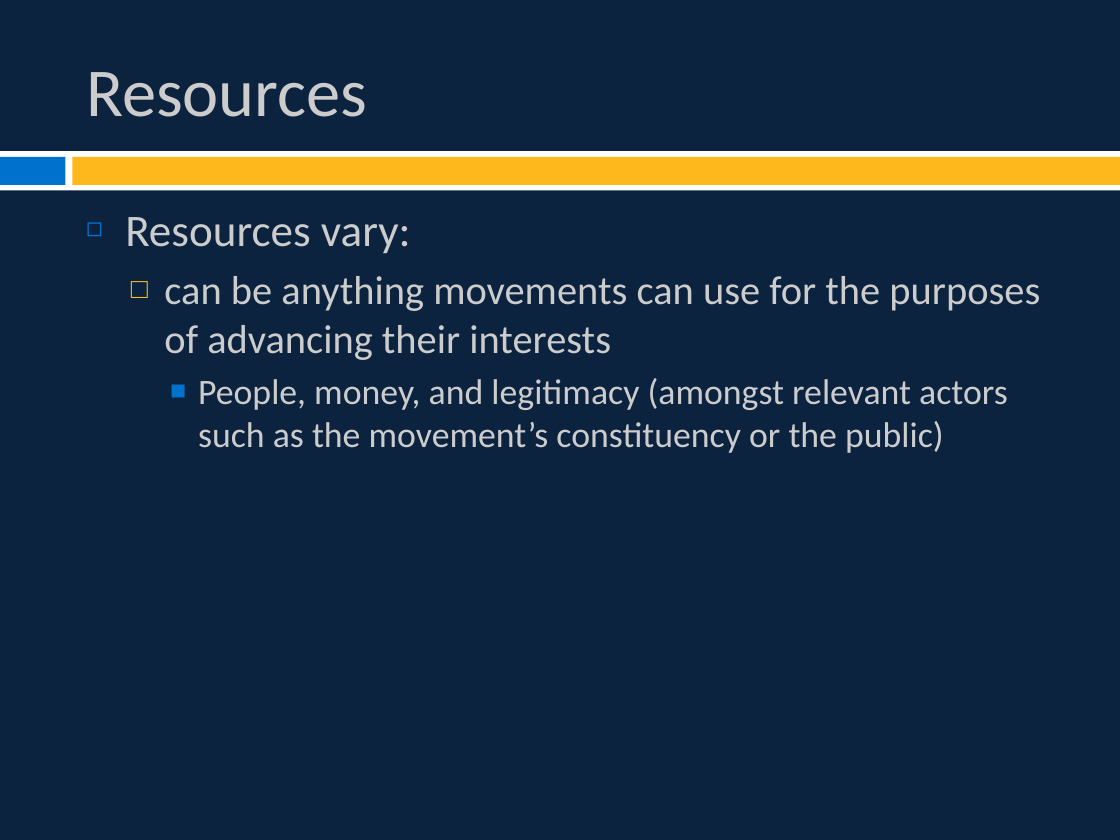
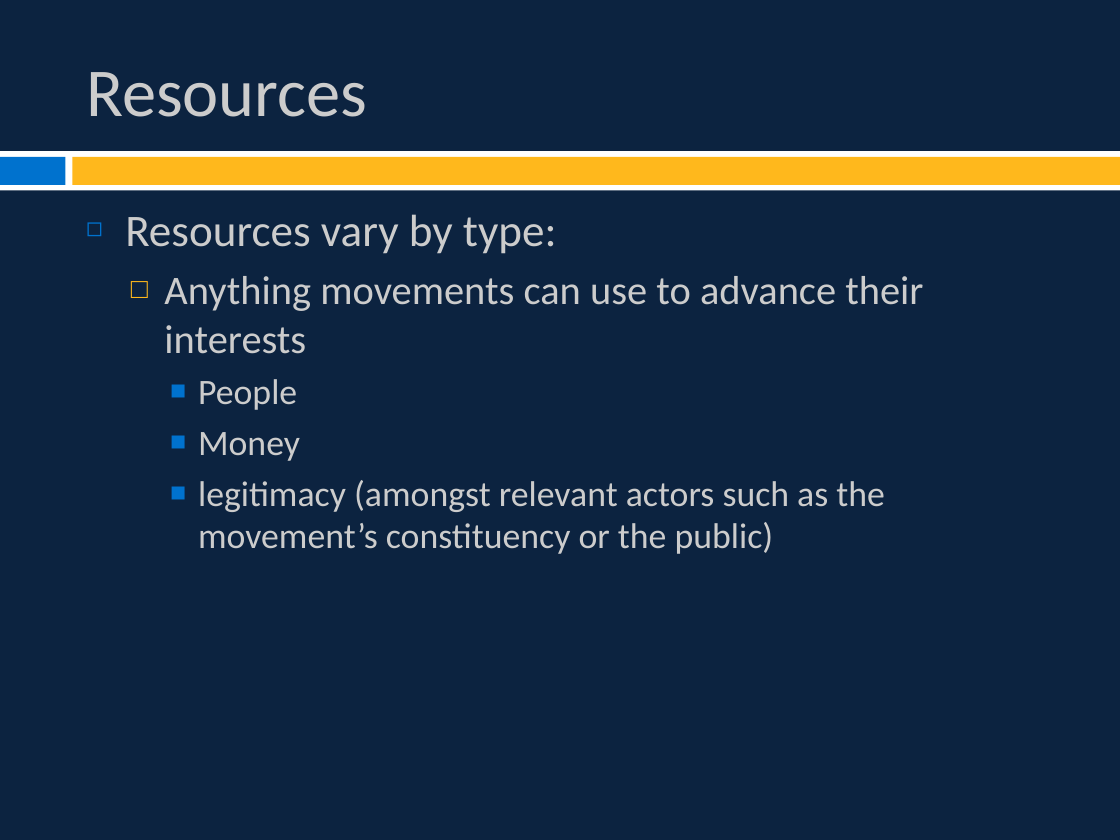
Before and after one commit to burrelvannjr/movements_csuf, a slide deck: slide 4 of ppts/Chapter 3b Slides.pptx. Drawn at 1120x840 pixels with LibreOffice and Linux fonts; fonts in the diff are those of the drawing. Boxes give left, top, right and bottom in pixels: in the first picture for what was removed or moved away, otherwise in the second. Text is boxed around its words. In the diff, an @@ line names an element or a change of style, - is before the commit and + after.

```diff
--- a/ppts/Chapter 3b Slides.pptx
+++ b/ppts/Chapter 3b Slides.pptx
@@ text at <box>125,214,923,554</box>: text changed @@
-◻ Resources vary:
-  □ can be anything movements can use for the purposes of advancing their interests
-    ■ People, money, and legitimacy (amongst relevant actors such as the movement’s constituency or the public)
+◻ Resources vary by type:
+  □ Anything movements can use to advance their interests
+    ■ People
+    ■ Money
+    ■ legitimacy (amongst relevant actors such as the movement’s constituency or the public)
```
Also in this commit, not shown: 5 other slides changed, 4 other files.
